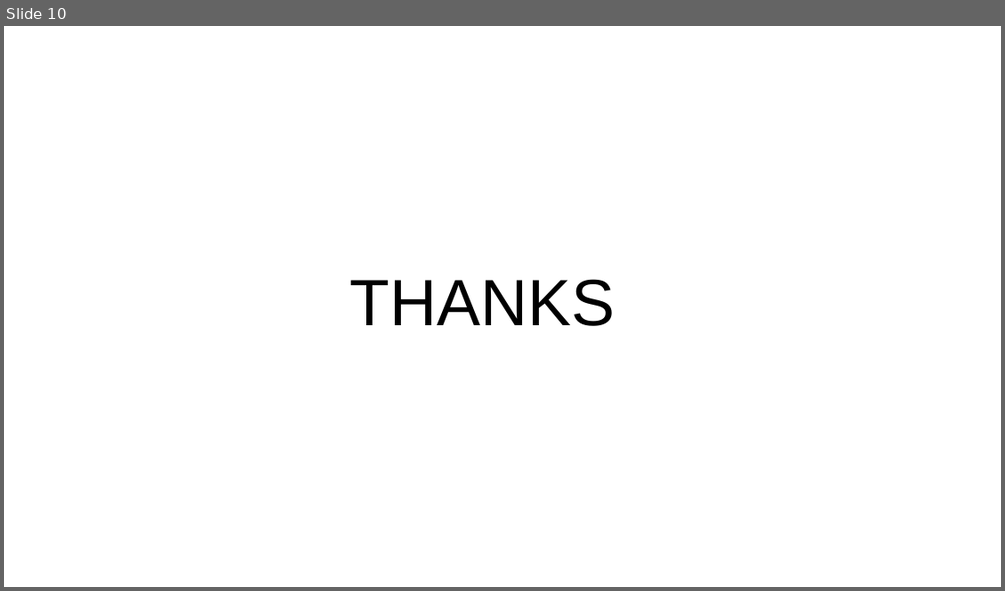
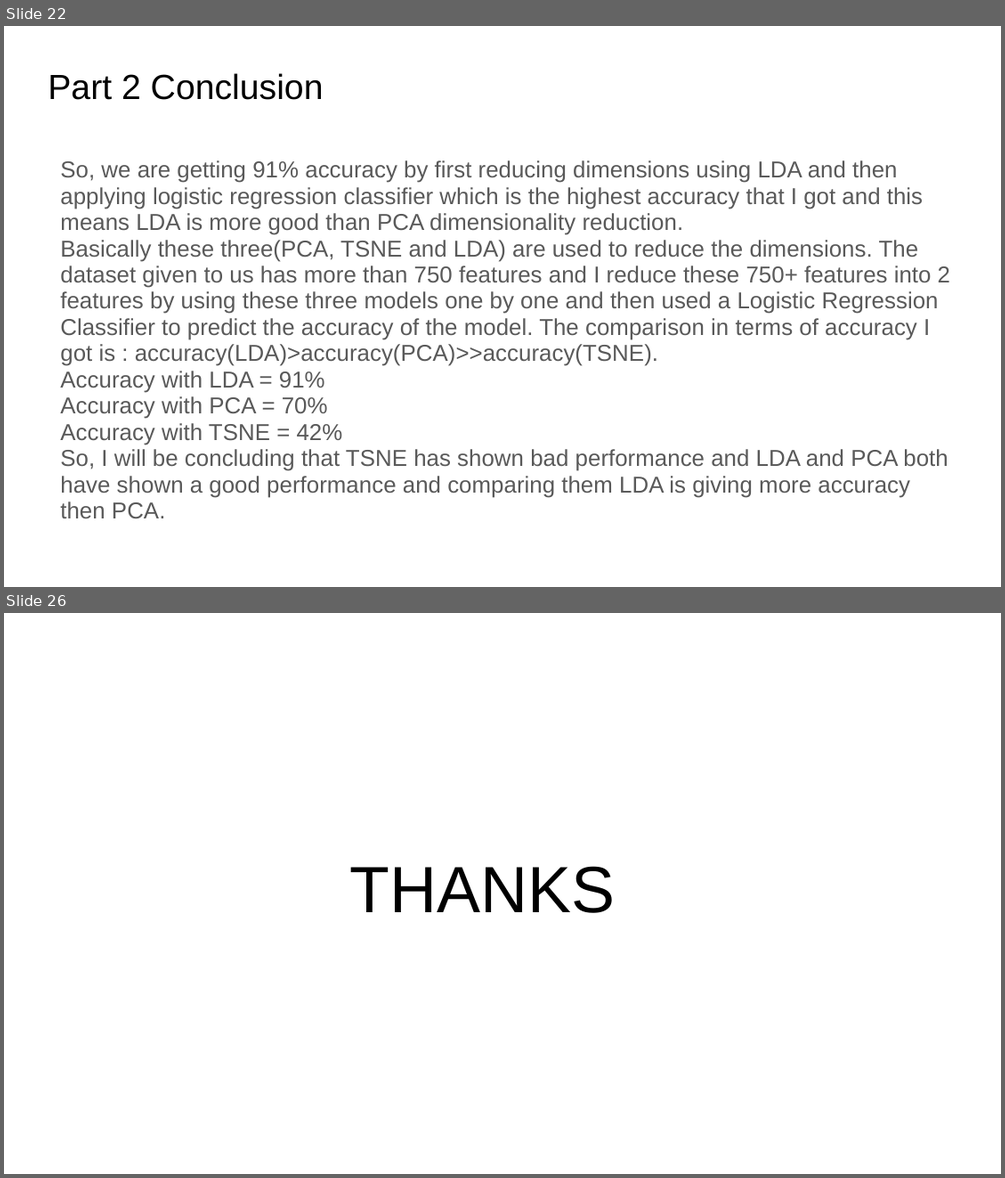
Before and after one commit to Aditya-2001/ML-Assignments-Semester-5, a slide deck: Assignment 8/IIT2019210 - Report.pptx. Shown one above the other, each under a label of ours: slide 10 before the commit, slides 22 and 26 after it; the slides between them are not shown. The pictures are 1005x591 and 1005x1178 pixels, drawn with LibreOffice and Linux fonts; fonts in the diff are those of the drawing. Boxes give left, top, right and bottom in pixels: in the first picture for what was removed or moved away, otherwise in the second. Text is boxed around its words. In the diff, an @@ line names an element or a change of style, - is before the commit and + after.

```diff
--- a/Assignment 8/IIT2019210 - Report.pptx
+++ b/Assignment 8/IIT2019210 - Report.pptx
@@ slide 22 added at box(4, 26, 1001, 587), background #FFFFFF @@
@@ title added at box(48, 73, 324, 100), 25.2 pt, text #000000 @@
+Part 2 Conclusion
@@ text added at box(60, 160, 950, 518), 16.6 pt, text #595959 @@
+So, we are getting 91% accuracy by first reducing dimensions using LDA and then applying logistic regression classifier which is the highest accuracy that I got and this means LDA is more good than PCA dimensionality reduction.
+Basically these three(PCA, TSNE and LDA) are used to reduce the dimensions. The dataset given to us has more than 750 features and I reduce these 750+ features into 2 features by using these three models one by one and then used a Logistic Regression Classifier to predict the accuracy of the model. The comparison in terms of accuracy I got is : accuracy(LDA)>accuracy(PCA)>>accuracy(TSNE).
+Accuracy with LDA = 91%
+Accuracy with PCA = 70%
+Accuracy with TSNE = 42%
+So, I will be concluding that TSNE has shown bad performance and LDA and PCA both have shown a good performance and comparing them LDA is giving more accuracy then PCA.
@@ what was slide 10 is now slide 26 @@
```
Also in this commit, not shown: 1 slide changed, 22 other slides added, 7 slides removed, 4 other files.
